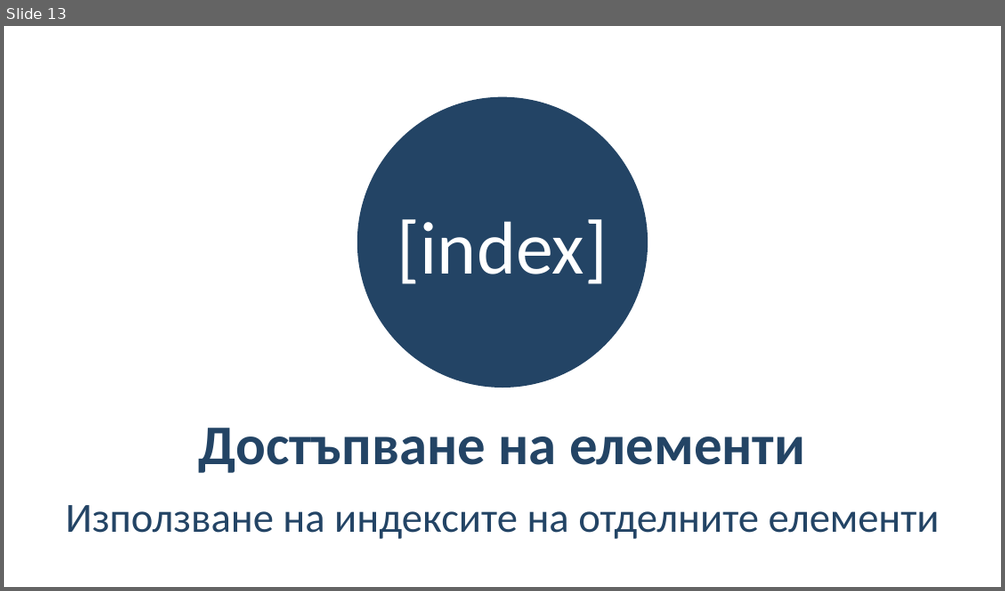
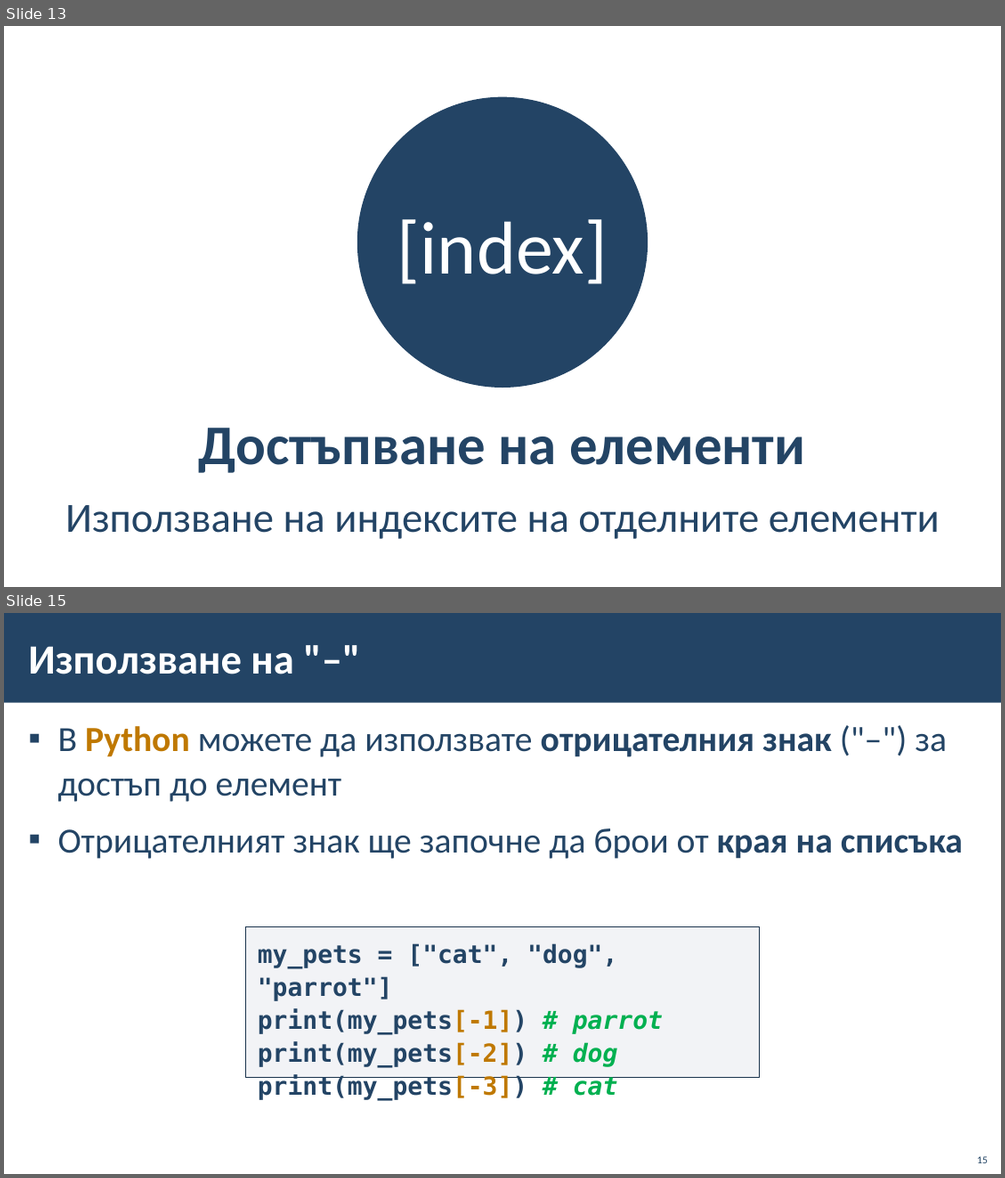
Before and after one commit to BG-IT-Edu/School-Programming, a slide deck: Courses/Computer-Modeling-and-IT/Computer-Modeling-and-IT-6-Class/27-{last-number}-Python/30-Lists/30-Lists.pptx. Shown one above the other, each under a label of ours: slide 13 before the commit, slides 13 and 15 after it; the slides between them are not shown. The pictures are 1005x591 and 1005x1178 pixels, drawn with LibreOffice and Linux fonts; fonts in the diff are those of the drawing; background and template pictures are left out. Boxes give left, top, right and bottom in pixels: in the first picture for what was removed or moved away, otherwise in the second. Text is boxed around its words. In the diff, an @@ line names an element or a change of style, - is before the commit and + after.

```diff
--- a/Courses/Computer-Modeling-and-IT/Computer-Modeling-and-IT-6-Class/27-{last-number}-Python/30-Lists/30-Lists.pptx
+++ b/Courses/Computer-Modeling-and-IT/Computer-Modeling-and-IT-6-Class/27-{last-number}-Python/30-Lists/30-Lists.pptx
@@ slide 15 added at bbox=[4, 613, 1001, 1174], background #FFFFFF @@
@@ rectangle added at bbox=[4, 613, 1001, 703], fill #234465 @@
@@ title added at bbox=[28, 646, 293, 674], 40 pt, text #FFFFFF, bold @@
+Използване на "–"
@@ text added at bbox=[58, 726, 963, 859], 34 pt, text #234465 @@
+▪ В Python можете да използвате отрицателния знак ("–") за достъп до елемент
+▪ Отрицателният знак ще започне да брои от края на списъка
@@ rectangle added at bbox=[245, 926, 760, 1078], fill #ADB4C3 at 15% opacity, outline #1A334C 1 pt, 24 pt, text #234465, bold @@
+my_pets = ["cat", "dog", "parrot"]
+print(my_pets[-1]) # parrot
+print(my_pets[-2]) # dog
+print(my_pets[-3]) # cat
@@ page number added at bbox=[977, 1156, 987, 1163], 10 pt, text #234465 @@
+15
```
Also in this commit, not shown: 3 slides changed, 18 other slides added.
